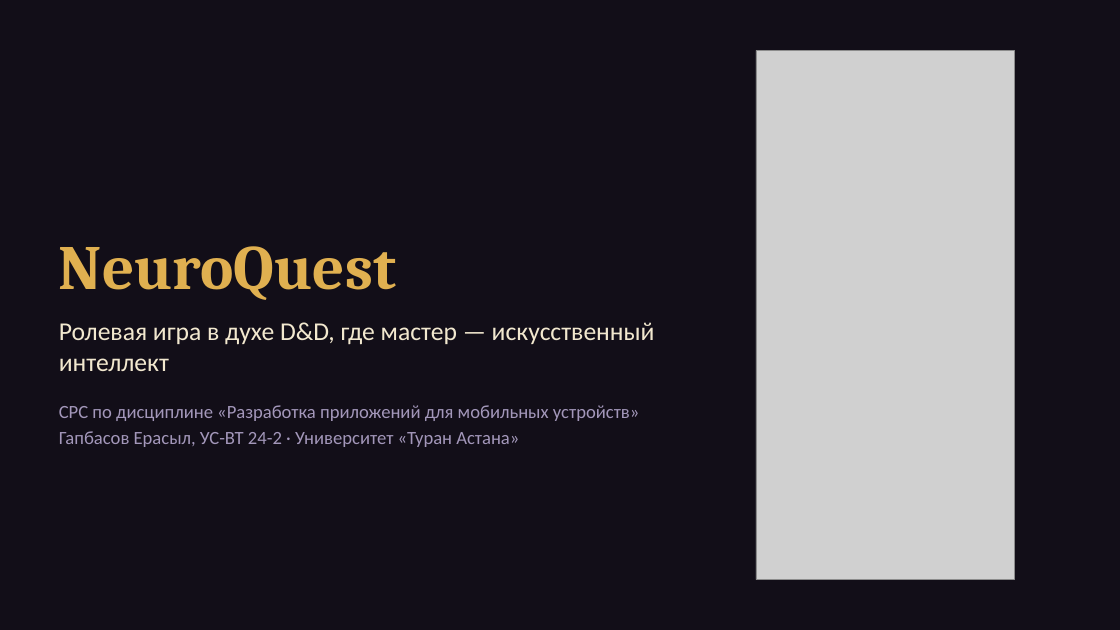
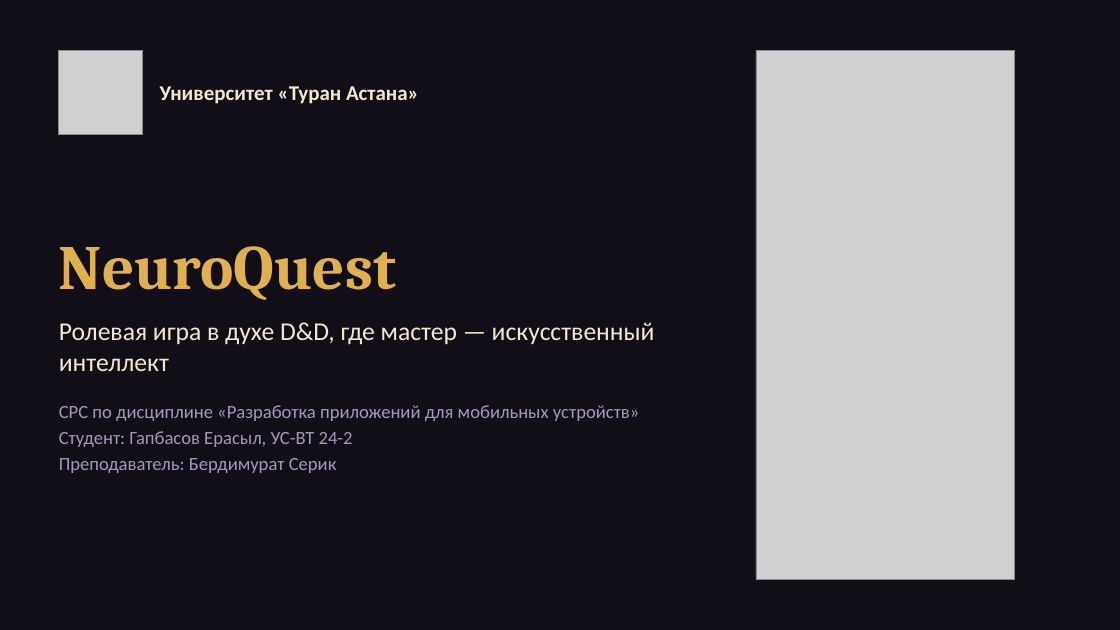
Before and after one commit to jidream02/neuroquest, a slide deck: slide 1 of docs/Презентация NeuroQuest.pptx. Drawn at 1120x630 pixels with LibreOffice and Linux fonts; fonts in the diff are those of the drawing; grey boxes stand for pictures. Boxes give left, top, right and bottom in pixels: in the first picture for what was removed or moved away, otherwise in the second. Text is boxed around its words. In the diff, an @@ line names an element or a change of style, - is before the commit and + after.

```diff
--- a/docs/Презентация NeuroQuest.pptx
+++ b/docs/Презентация NeuroQuest.pptx
@@ picture added at box(59, 50, 143, 134) @@
@@ text added at box(160, 86, 419, 104), 18 pt, text #F2E8CF, bold @@
+Университет «Туран Астана»
@@ text at box(59, 431, 353, 473): text changed @@
-Гапбасов Ерасыл, УС-ВТ 24-2 · Университет «Туран Астана»
+Студент: Гапбасов Ерасыл, УС-ВТ 24-2
+Преподаватель: Бердимурат Серик
```
Also in this commit, not shown: 1 other slide changed.
